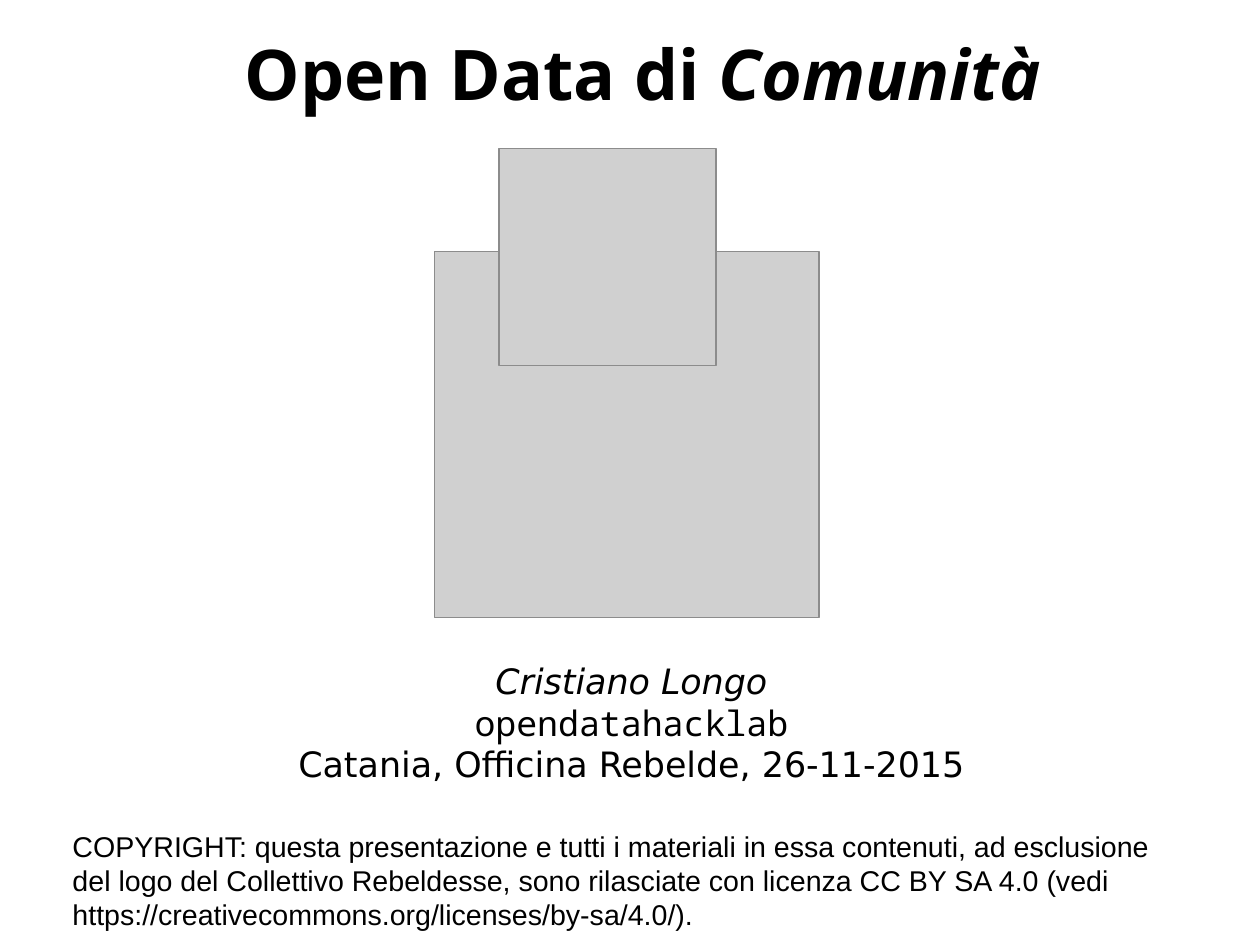
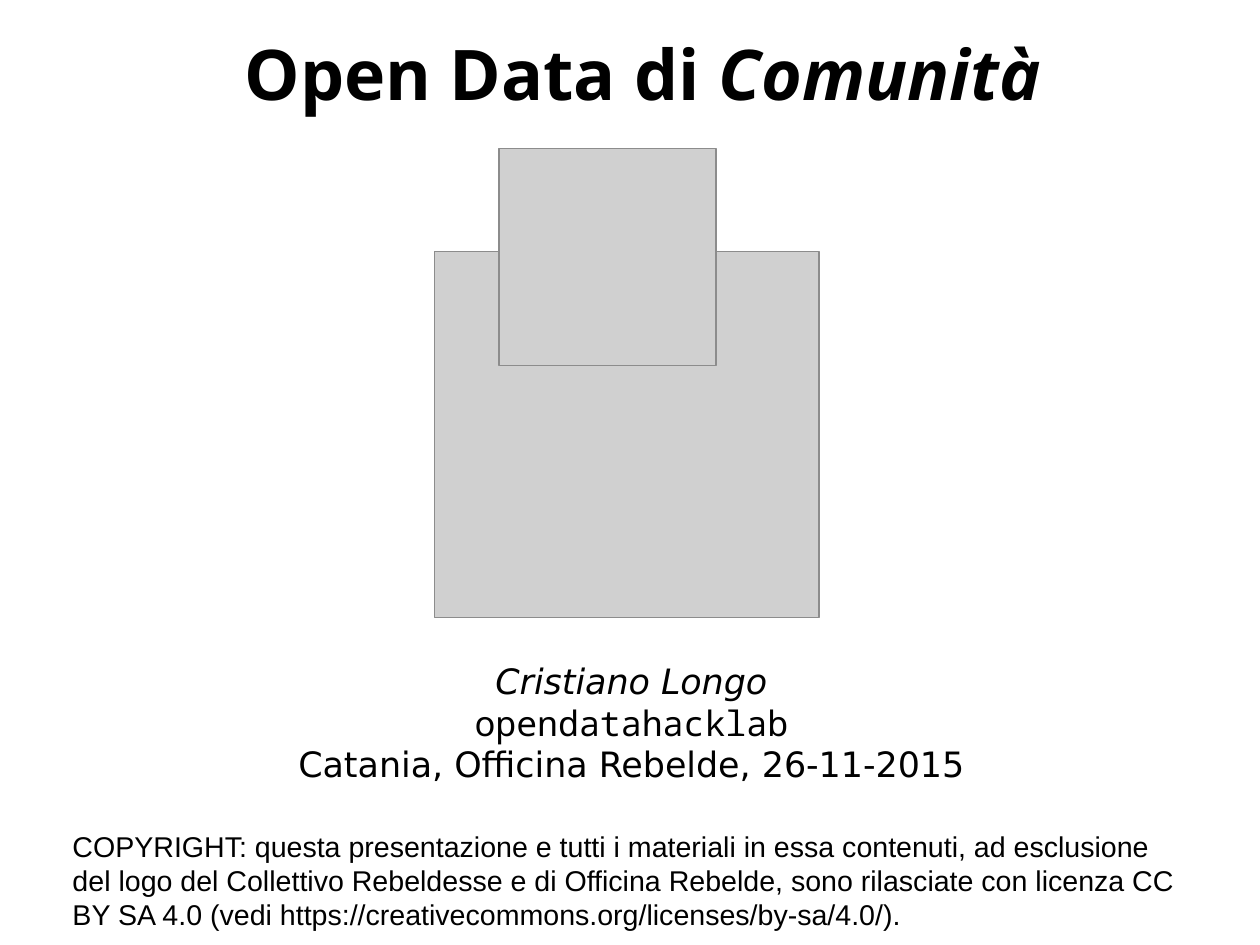
Before and after one commit to opendatahacklab/opendatahacklab.github.io, a slide deck: slide 1 of events/26Nov2015/CristianoLongo_26Nov2015.odp. Drawn at 1260x945 pixels with LibreOffice and Linux fonts; fonts in the diff are those of the drawing; grey boxes stand for pictures; background and template pictures are left out. Boxes give left, top, right and bottom in pixels: in the first picture for what was removed or moved away, otherwise in the second. Text is boxed around its words. In the diff, an @@ line names an element or a change of style, - is before the commit and + after.

Commit message:
morning_after_rebeldesse Issue 8

```diff
--- a/events/26Nov2015/CristianoLongo_26Nov2015.odp
+++ b/events/26Nov2015/CristianoLongo_26Nov2015.odp
@@ text at [72, 836, 1173, 931]: text changed @@
-COPYRIGHT: questa presentazione e tutti i materiali in essa contenuti, ad esclusione del logo del Collettivo Rebeldesse, sono rilasciate con licenza CC BY SA 4.0 (vedi https://creativecommons.org/licenses/by-sa/4.0/).
+COPYRIGHT: questa presentazione e tutti i materiali in essa contenuti, ad esclusione del logo del Collettivo Rebeldesse e di Officina Rebelde, sono rilasciate con licenza CC BY SA 4.0 (vedi https://creativecommons.org/licenses/by-sa/4.0/).
```
Also in this commit, not shown: 2 other slides changed.
